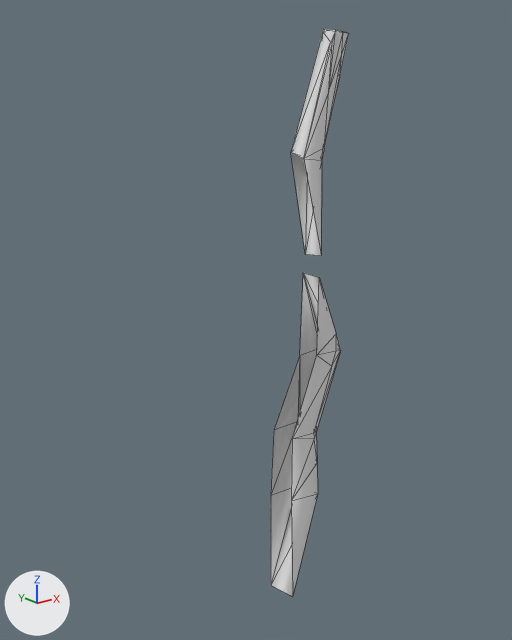
Renders of the glTF model Structures Plus/models/c90part_b7fdba9cb7fd8ff8830cd711.glb from each side of a commit.
Rendered twice from a 50 mm camera at (-2.547, -2.633, 2.001) aimed at (-1.201, -0.95, 1.328). Lighting does not change. The marker at lower left points along +X, +Y and +Z. The first picture is the older version. Mesh edges are drawn as thin lines. Vertices at exactly the same position are counted once.

Script lines for the objects in view, before the commit:
```python
me_mesh_0 = bpy.data.meshes.new('Mesh_0')
me_mesh_0.from_pydata(...)  # 54 vertices, 90 faces; spans x -1.12..-0.87, y -1.07..-0.89, z 0.29..2.2
me_mesh_0.materials.append(mat_whitetrunk)  # white #e7e7e7
ob_cube = bpy.data.objects.new('Cube', me_mesh_0)
ob_cube.location = (0.0, 0.0, 0.0)
```
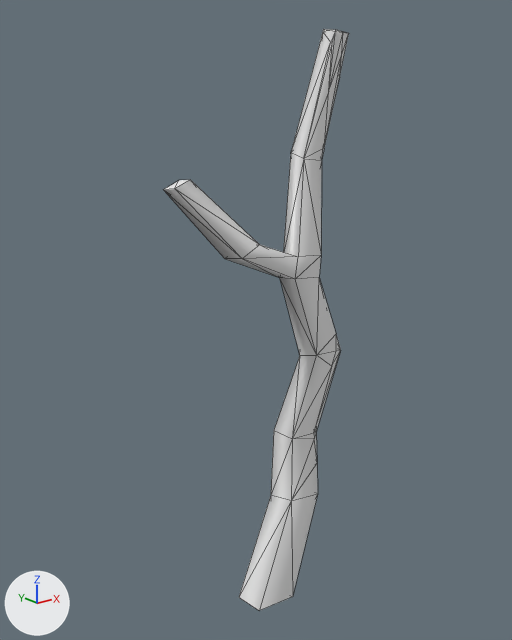
Location of each change, [x1, y1, x2, y2] in pixels of the pictures (512 x 640 px):
'Cube', reshaped (137% wider)
    before: [271, 29, 349, 597]
    after: [163, 29, 349, 611]
part 1 of me_mesh_0, added
    after: [163, 153, 321, 611]

Diff of the bpy script that builds the scene:
```diff
--- a/Structures Plus/models/c90part_b7fdba9cb7fd8ff8830cd711.glb.py
+++ b/Structures Plus/models/c90part_b7fdba9cb7fd8ff8830cd711.glb.py
@@ mat_wood @@
+mat_wood = principled_material('wood')
+mat_wood.base_color = (0.8, 0.8, 0.8)  # white #e7e7e7
+mat_wood.roughness = 1.0
@@ me_mesh_0 @@
 # used by ob_cube; location = (0.0, 0.0, 0.0)
-me_mesh_0.from_pydata(...)  # 54 vertices, 90 faces; spans x -1.12..-0.87, y -1.07..-0.89, z 0.29..2.2
+me_mesh_0.from_pydata(...)  # 68 vertices, 132 faces; spans x -1.54..-0.87, y -1.07..-0.89, z 0.29..2.2
+# me_mesh_0 part 1
+# 14 vertices are added at x -1.54..-1.12, y -1.06..-0.94, z 0.31..1.79
+# 40 new faces join them, mat_whitetrunk (white #e7e7e7)
+# 2 new faces join them, mat_wood (white #e7e7e7)
 me_mesh_0.materials.append(mat_whitetrunk)
+me_mesh_0.materials.append(mat_wood)  # white #e7e7e7
```
